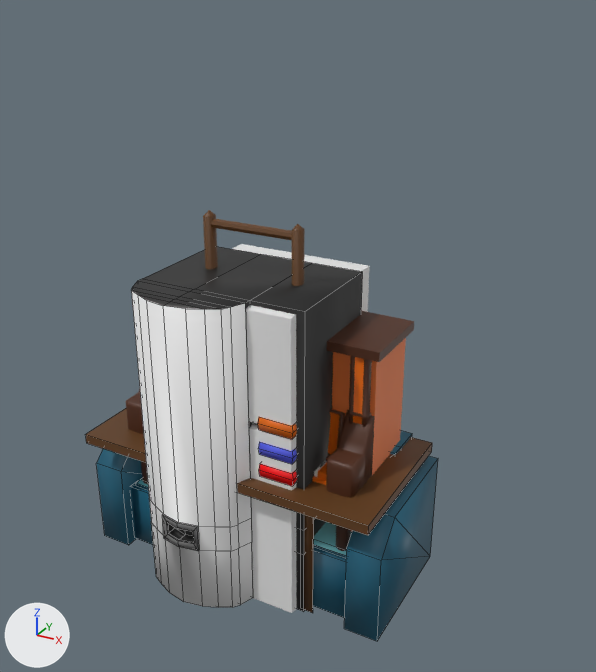
The FBX model Assets/Meshes/Cenario/modelos.fbx, before and after one commit.
Camera for both pictures: a 50 mm camera at (3.16, -5.04, 4.68) aimed at (0.32, 0.11, 2.1). Every picture has the same lights, and +X, +Y and +Z are marked at lower left. Mesh edges are drawn as thin lines on the coarser meshes. Where no turn or scale is listed for an object, it has been applied to the vertices.

The first picture shows 'Escada', 'Geladeira', 'Maquina_Refri', 'Mesa', 'Piano', 'Sofa'.
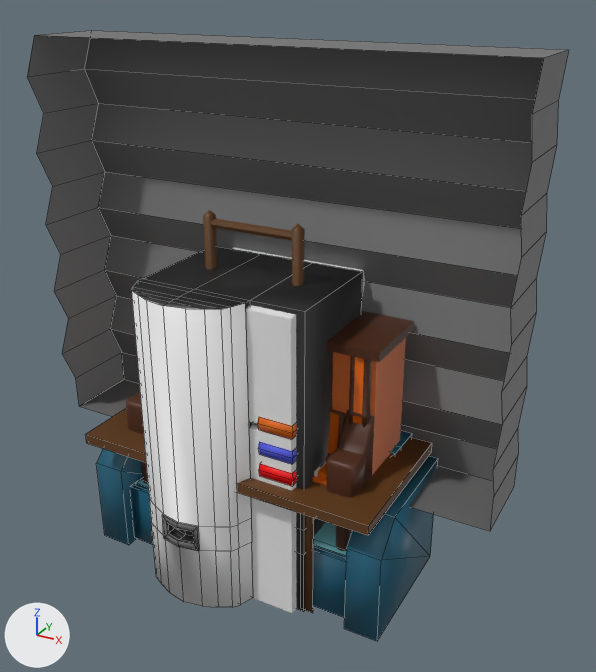
Commit message: portao nos modelos de cenario

Changed parts and their boxes (x1, y1, x2, y2) in the pictures (596 x 672 px):
'Portao', added
    after: (27, 31, 569, 531)

The edits, one by one:
Mesh me_portao is new.
It has 48 vertices, 35 faces and spans x -1.99..1.99, y -0.4..0.38, z -1.65..1.65.
It uses material mat_textura (picture img_textura_png).
Object 'Portao' (ob_portao) is new; it shows me_portao.
Its location is (0.0, 0.284, 2.582).
